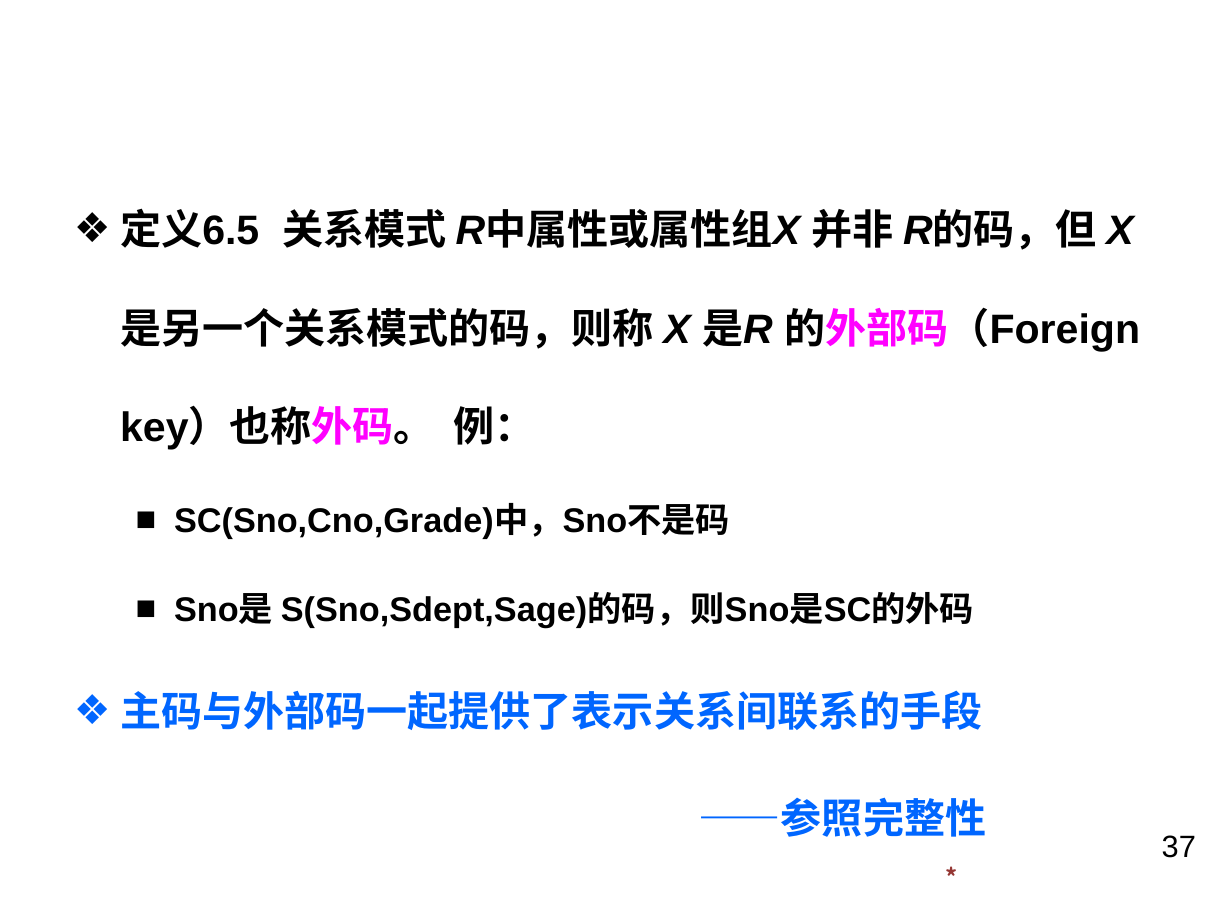
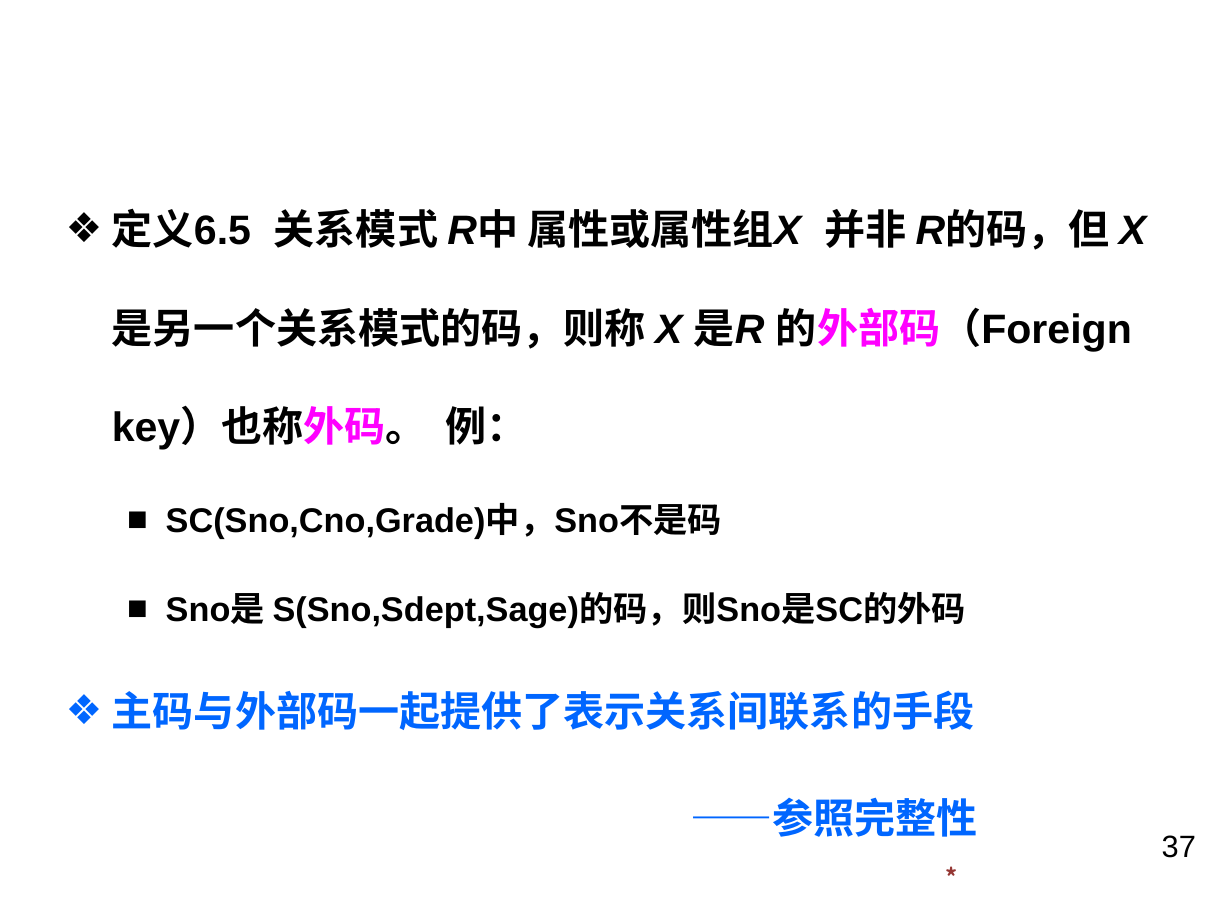
Before and after one commit to BlueVegetable/kejian, a slide deck: slide 37 of 数据库系统/第6章.pptx. Drawn at 1232x924 pixels with LibreOffice and Linux fonts; fonts in the diff are those of the drawing; background and template pictures are left out. Boxes give left, top, right and bottom in pixels: in the first picture for what was removed or moved away, otherwise in the second. Text is boxed around its words. In the diff, an @@ line names an element or a change of style, - is before the commit and + after.

```diff
--- a/数据库系统/第6章.pptx
+++ b/数据库系统/第6章.pptx
@@ text "定义6.5 关系模式 R中 属性或属性组X 并非 ...": place and size @@
-text "定义6.5 关系模式 R中 属性或属性组X 并非 ..." at [120, 208, 1140, 837]
+text "定义6.5 关系模式 R中 属性或属性组X 并非 ..." at [112, 208, 1146, 837]
@@ text at [112, 208, 1146, 449]: spaces changed @@
-❖ 定义6.5 关系模式 R中属性或属性组X 并非 R的码，但 X 是另一个关系模式的码，则称 X 是R 的外部码（Foreign key）也称外码。 例：
+❖ 定义6.5 关系模式 R中 属性或属性组X 并非 R的码，但 X 是另一个关系模式的码，则称 X 是R 的外部码（Foreign key）也称外码。 例：
```
Also in this commit, not shown: 57 other slides changed, 1 slide added, 15 other files.
